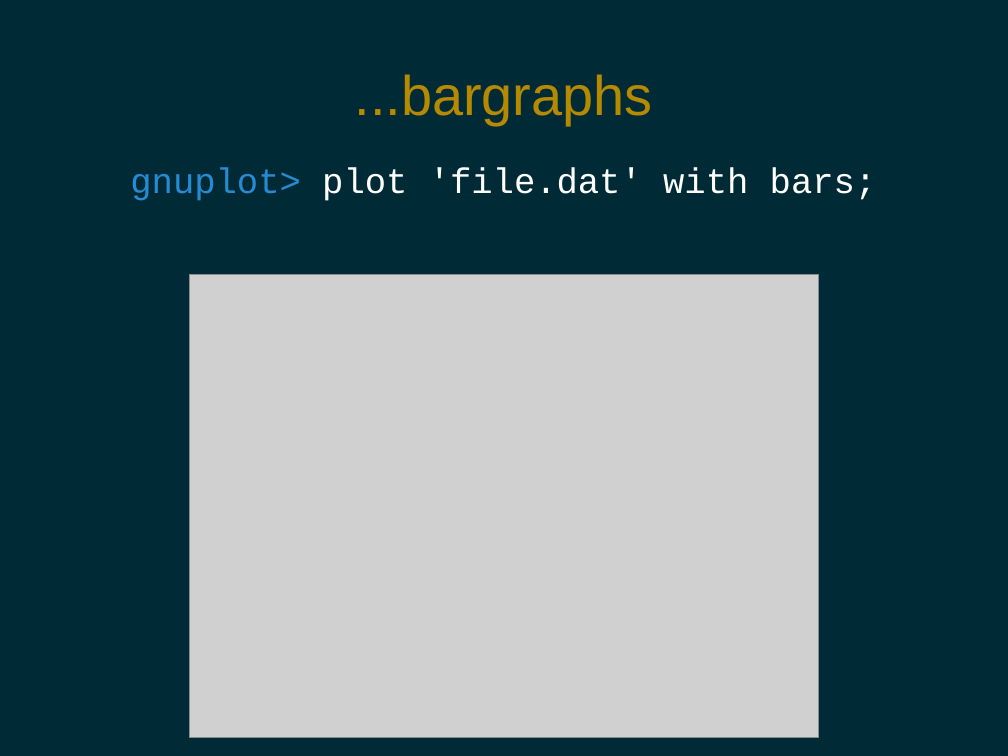
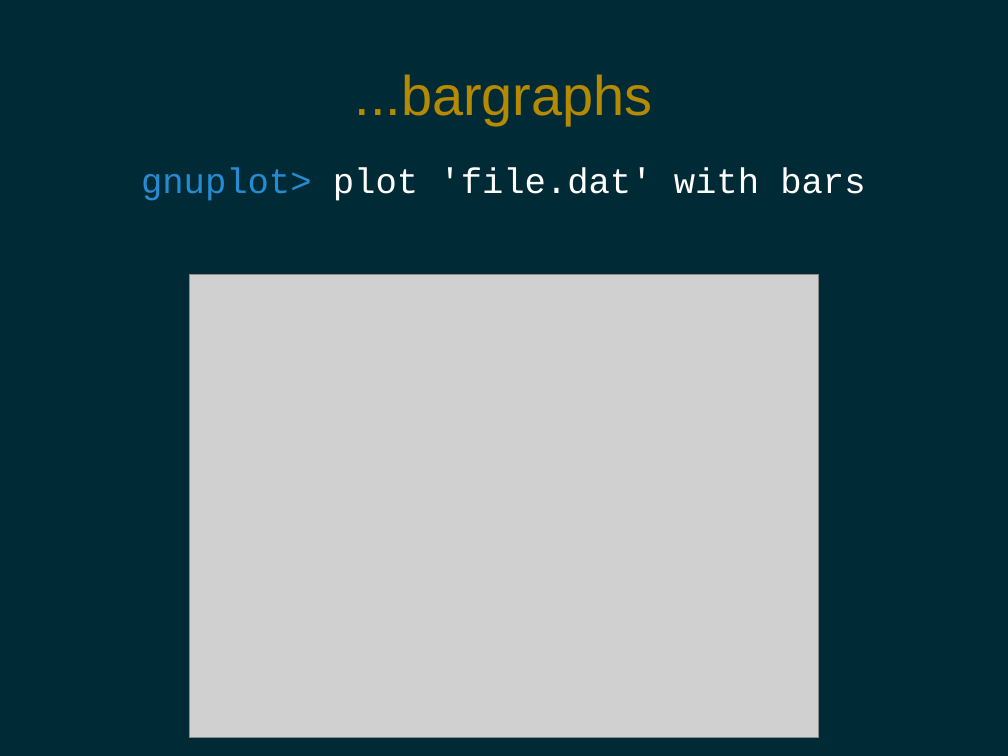
Before and after one commit to pdg137/gnuplot-pres, a slide deck: slide 12 of gnuplot.odp. Drawn at 1008x756 pixels with LibreOffice and Linux fonts; fonts in the diff are those of the drawing; grey boxes stand for pictures. Boxes give left, top, right and bottom in pixels: in the first picture for what was removed or moved away, otherwise in the second. Text is boxed around its words. In the diff, an @@ line names an element or a change of style, - is before the commit and + after.

```diff
--- a/gnuplot.odp
+++ b/gnuplot.odp
@@ text at (141, 168, 865, 201): text changed @@
-gnuplot> plot 'file.dat' with bars;
+gnuplot> plot 'file.dat' with bars
```
Also in this commit, not shown: 8 other slides changed, 2 slides added.
